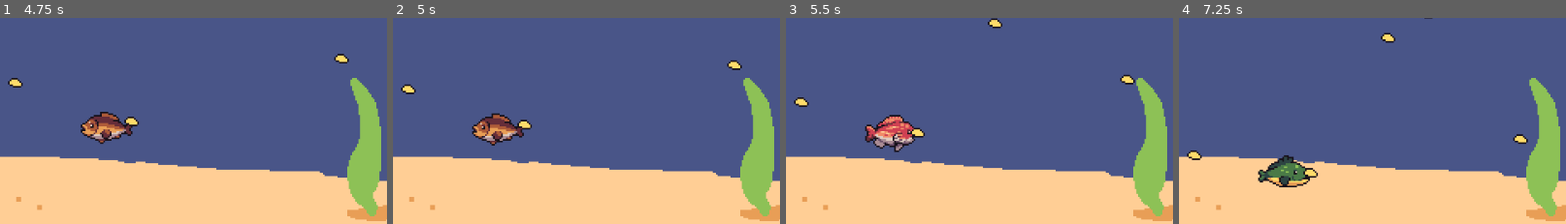
Above: before the commit, frames 1-4 (left to right).
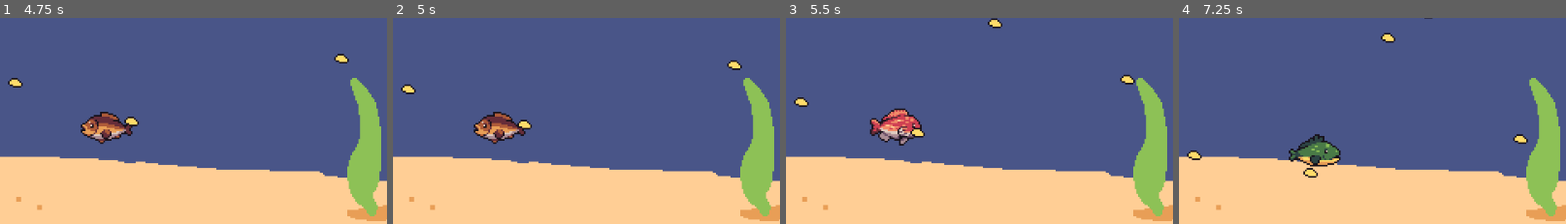
Above: after the commit, the same moments.

Repository: lospec/lospequarium
Game: Godot game, scene res://main.tscn
The game is run twice, just before and just after one commit, with the same random seed, the same clock (stepped at 60 frames per second) and the same inputs.
Inputs (mouse positions are % of the whole screen's width and height, from its top left):
- Up to frame 1 (4.75 s): tap Enter at 0.5, 2 s; move the mouse to (72, 42) at 0.52 s; tap F (ChangeFish) every 0.75 s from 0.6 to 4.35 s; click (72, 42) at 0.67 s; tap Space at 1.25 s; move the mouse to (30, 53) at 1.27 s; click (30, 53) at 1.42 s; move the mouse to (60, 24) at 2.02 s; click (60, 24) at 2.17 s; move the mouse to (45, 68) at 2.77 s; click (45, 68) at 2.92 s; move the mouse to (80, 63) at 3.52 s; click (80, 63) at 3.67 s; move the mouse to (20, 32) at 4.27 s; click (20, 32) at 4.42 s
- Up to frame 2 (5 s): no input
- Up to frame 3 (5.5 s): move the mouse to (55, 47) at 5.02 s; tap F (ChangeFish) at 5.1 s; click (55, 47) at 5.17 s
- Up to frame 4 (7.25 s): move the mouse to (35, 21) at 5.77 s; tap F (ChangeFish) at 5.85, 6.6 s; click (35, 21) at 5.92 s; move the mouse to (72, 42) at 6.52 s; click (72, 42) at 6.67 s
The pictures show only the part of the screen within x 28-78%, y 46-96%; the shares and areas given below are measured in that part.

Frame 1 is identical in both runs. In frame 2, 1.0% of the frame differs, in the area x 20-35%, y 45-62%; in frame 3, 1.9%; in frame 4, 2.7%, in the area x 20-42%, y 56-83%.

Commit message:
food no longer collides with fish, now targets mouth position

Diff:
--- a/fish.gd
+++ b/fish.gd
@@ -14,6 +14,8 @@
 var rng = RandomNumberGenerator.new()
 
 @onready var sprite = get_node("Sprite2D")
+@onready var mouth = get_node("Mouth")
+@onready var mouthCol = mouth.find_child("CollisionShape2D")
 
 @onready var FoodGroup = get_node("../../Food")
 
@@ -21,6 +23,7 @@
 func _ready():
 	pass # Replace with function body.
 
+var lastFlip = 0
 
 # Called every frame. 'delta' is the elapsed time since the previous frame.
 func _process(delta):
@@ -31,10 +34,15 @@
 
 	hunger = hunger + 1
 
-	if direction.x > 0:
-		sprite.scale.x = -1
-	else:
-		sprite.scale.x = 1
+	if (lastFlip + 500 < Time.get_ticks_msec() && abs(direction.x) > 0.25):
+		print("flip", direction.x)
+		lastFlip = Time.get_ticks_msec()
+		if (direction.x > 0):
+			sprite.scale.x = -1
+			mouth.scale.x = -1
+		else:
+			sprite.scale.x = 1
+			mouth.scale.x = 1
 
 
 func idle():
@@ -74,15 +82,15 @@
 			closest_distance = distance
 			closest_food = f
 
-	direction = global_position.direction_to(closest_food.get_global_position())
+	direction = mouthCol.get_global_position().direction_to(closest_food.get_global_position())
 	apply_impulse(Vector2(direction.x/2,direction.y/3), Vector2(0.5,0.5))
 
 
-func _on_body_entered(body):
-	if body.name == "Food":
-		print("entered body")
-		hunger = 0
-		body.queue_free()
+#func _on_body_entered(body):
+#	if body.name == "Food":
+#		print("entered body")
+#		hunger = 0
+#		body.queue_free()
 
 var fishSprites = ['black-bass','carp','gargle','horse-mackerel','loach','pond-smelt','rainbow-trout','red-snapper','sockeye-salmon','yellow-tang']
 
@@ -90,3 +98,9 @@
 	if (event.is_action_released("ChangeFish")):
 		var randomFishSprite = rng.randi_range(0,fishSprites.size()-1)
 		sprite.texture = load("res://art/fish/"+fishSprites[randomFishSprite]+".png")
+
+func _on_fish_mouth_body_shape_entered(body_rid, body, body_shape_index, local_shape_index):
+	if body.name == "Food":
+		print("got good")
+		#hunger = 0
+		body.queue_free()
--- a/food.tscn
+++ b/food.tscn
@@ -7,7 +7,8 @@
 radius = 3.16228
 
 [node name="Food" type="RigidBody2D"]
-collision_mask = 0
+collision_layer = 2
+collision_mask = 2
 lock_rotation = true
 script = ExtResource("1_6qmss")
 
--- a/main.tscn
+++ b/main.tscn
@@ -19,6 +19,9 @@
 [sub_resource type="CapsuleShape2D" id="CapsuleShape2D_4m0br"]
 radius = 7.0
 height = 28.0
+
+[sub_resource type="RectangleShape2D" id="RectangleShape2D_snvvq"]
+size = Vector2(5, 7)
 
 [node name="Node2D" type="Node2D"]
 
@@ -78,6 +81,15 @@
 [node name="Sprite2D" type="Sprite2D" parent="Fish/CharacterBody2D"]
 texture = ExtResource("3_pskb3")
 
+[node name="Mouth" type="Area2D" parent="Fish/CharacterBody2D"]
+collision_layer = 2
+collision_mask = 2
+
+[node name="CollisionShape2D" type="CollisionShape2D" parent="Fish/CharacterBody2D/Mouth"]
+position = Vector2(-14, 0)
+shape = SubResource("RectangleShape2D_snvvq")
+
 [node name="Food" type="Node2D" parent="."]
 
 [connection signal="body_entered" from="Fish/CharacterBody2D" to="Fish/CharacterBody2D" method="_on_body_entered"]
+[connection signal="body_shape_entered" from="Fish/CharacterBody2D/Mouth" to="Fish/CharacterBody2D" method="_on_fish_mouth_body_shape_entered"]
Not shown: 1 places in main.tscn that only renumber resources
